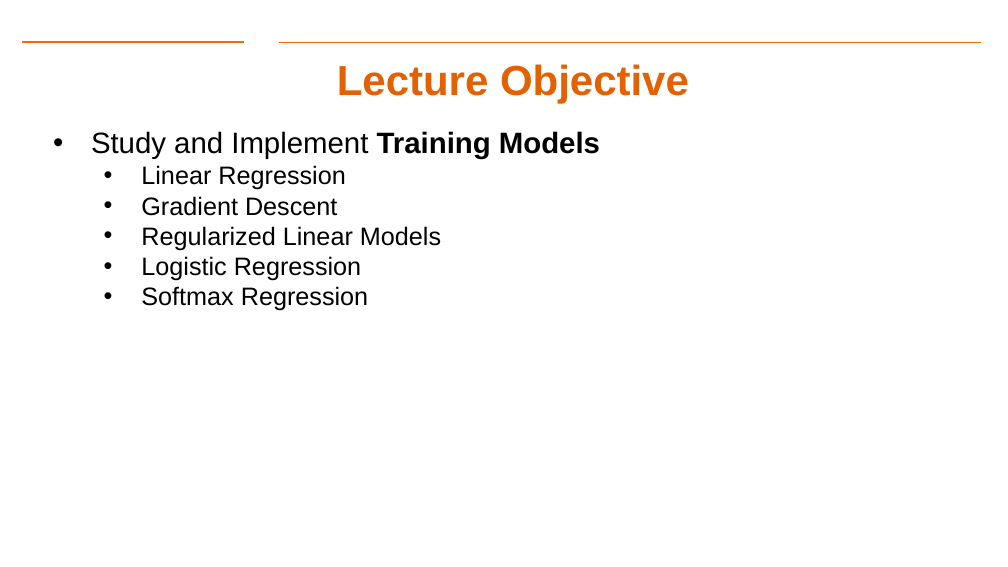
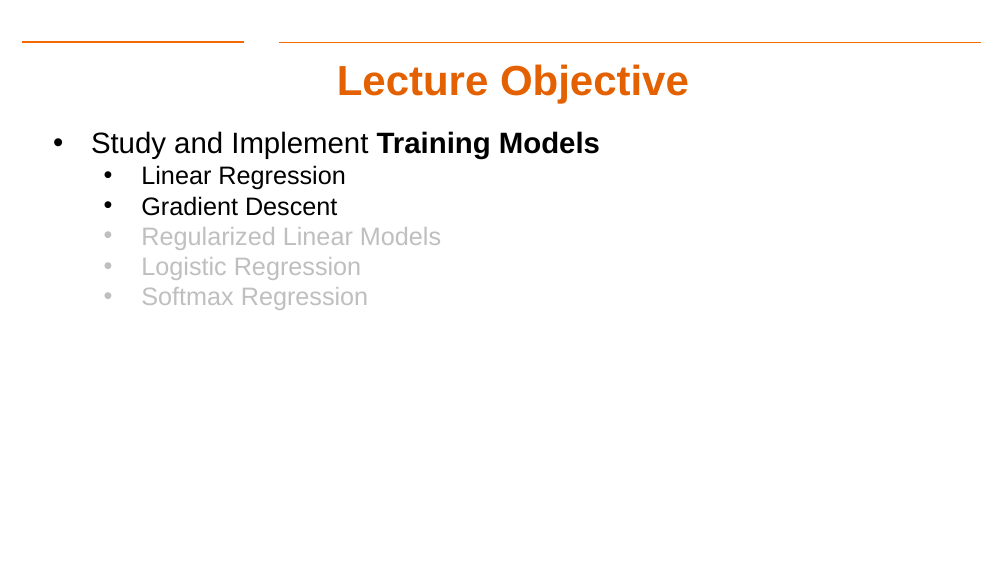
Before and after one commit to Dre1896/RIT-DSCI-633-FDS, a slide deck: slide 3 of Syllabus/Lecture05/Lec05.pptx. Drawn at 1008x567 pixels with LibreOffice and Linux fonts; fonts in the diff are those of the drawing; background and template pictures are left out. Boxes give left, top, right and bottom in pixels: in the first picture for what was removed or moved away, otherwise in the second. Text is boxed around its words. In the diff, an @@ line names an element or a change of style, - is before the commit and + after.

```diff
--- a/Syllabus/Lecture05/Lec05.pptx
+++ b/Syllabus/Lecture05/Lec05.pptx
@@ text at (141,227,441,310): text colour #000000 to #BFBFBF in "Regularized Linear Models", "Logistic Regression", "Softmax Regression" @@
```
